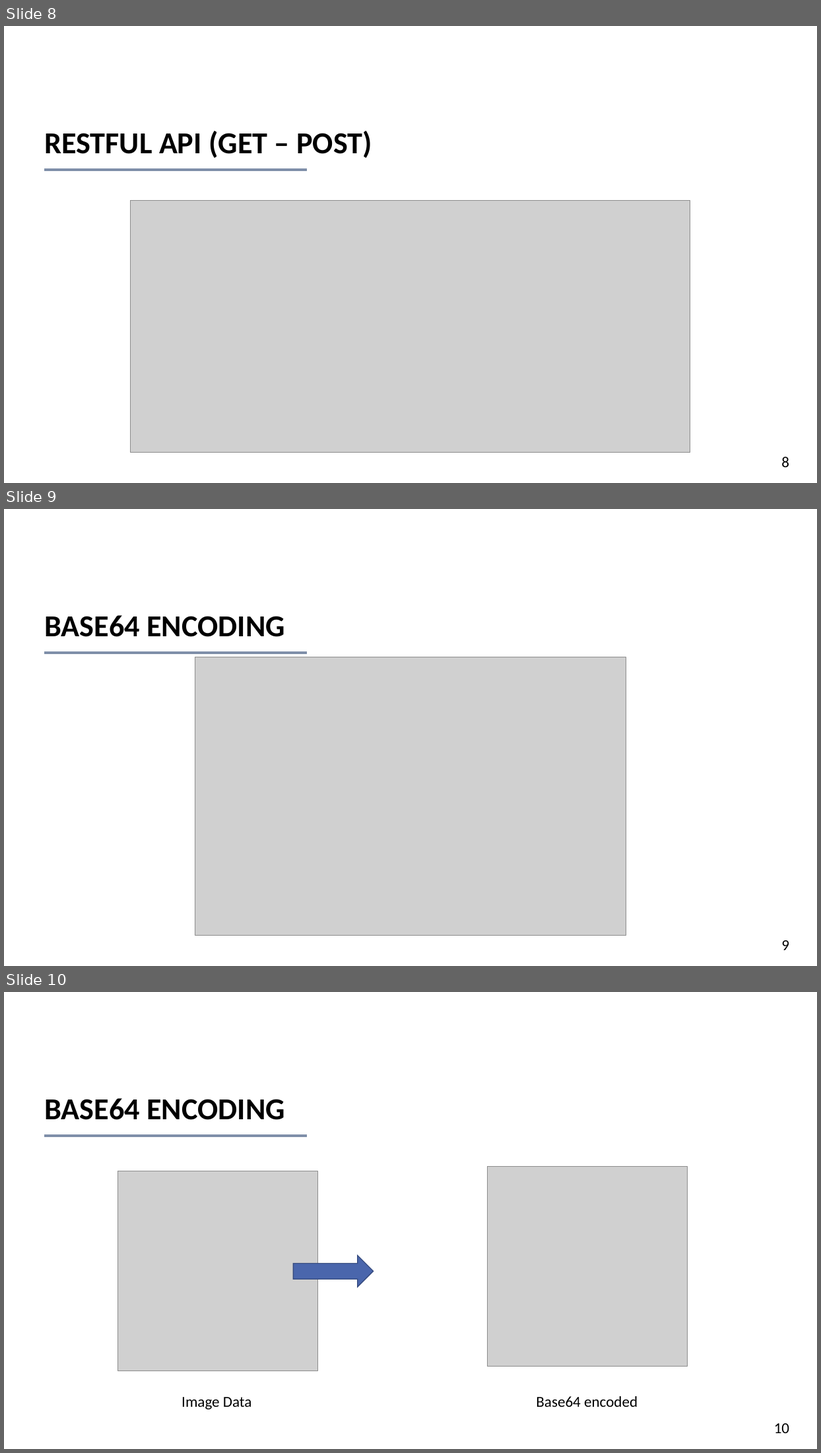
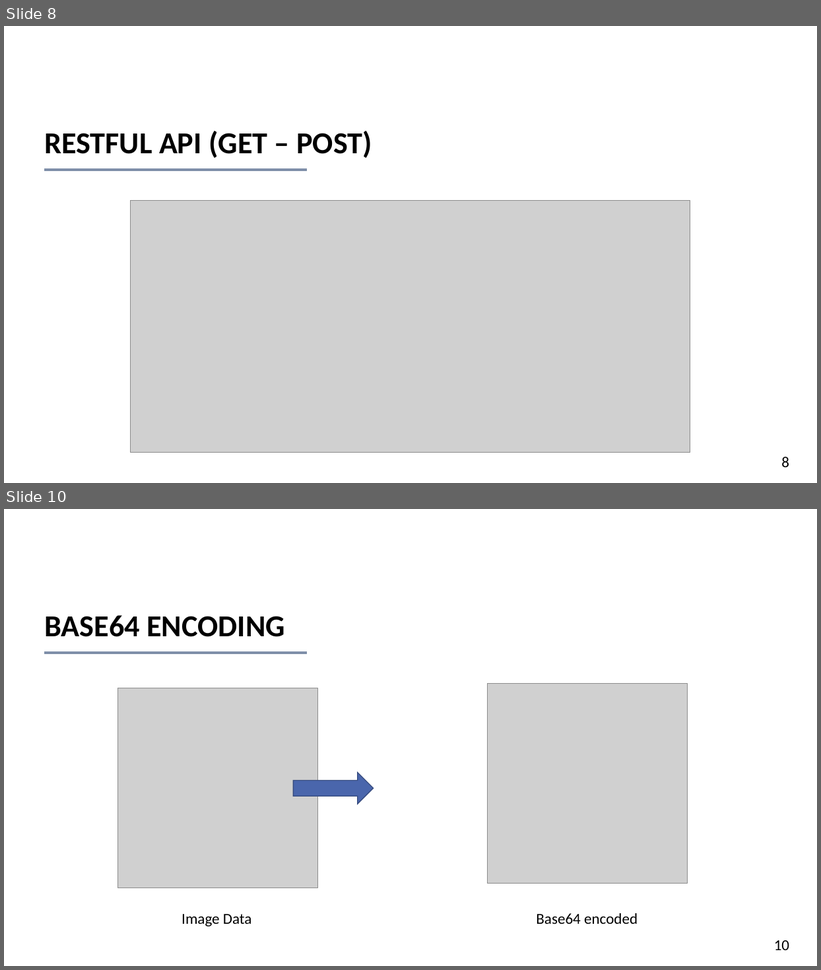
Before and after one commit to kim-ninh/ISE_NTMT_04, a slide deck: 05_Report/FoodMap_Nhom8.pptx. Shown one above the other, each under a label of ours: slides 8, 9 and 10 before the commit, slides 8 and 10 after it; the slides between them are not shown. The pictures are 821x1453 and 821x970 pixels, drawn with LibreOffice and Linux fonts; fonts in the diff are those of the drawing; grey boxes stand for pictures. Boxes give left, top, right and bottom in pixels: in the first picture for what was removed or moved away, otherwise in the second. Text is boxed around its words. In the diff, an @@ line names an element or a change of style, - is before the commit and + after.

```diff
--- a/05_Report/FoodMap_Nhom8.pptx
+++ b/05_Report/FoodMap_Nhom8.pptx
@@ slide 9 removed at (4,509,817,966), background #FFFFFF; not listed: 1 template element that a slide beside it also shows @@
@@ title removed at (45,615,284,637) @@
-BASE64 ENCODING
@@ picture removed at (195,657,626,936) @@
@@ page number removed at (781,941,789,951) @@
-9
```
Also in this commit, not shown: 4 slides changed, 5 slides added, 2 other slides removed, 12 other files.
